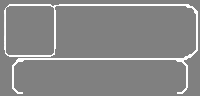
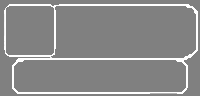
Before/after of a w=200, h=96 layered artwork. What changed in the layer stack:
painted on "Screenshot from 2022-05-31 12-23-53.png" over <box>23,57,177,94</box>
